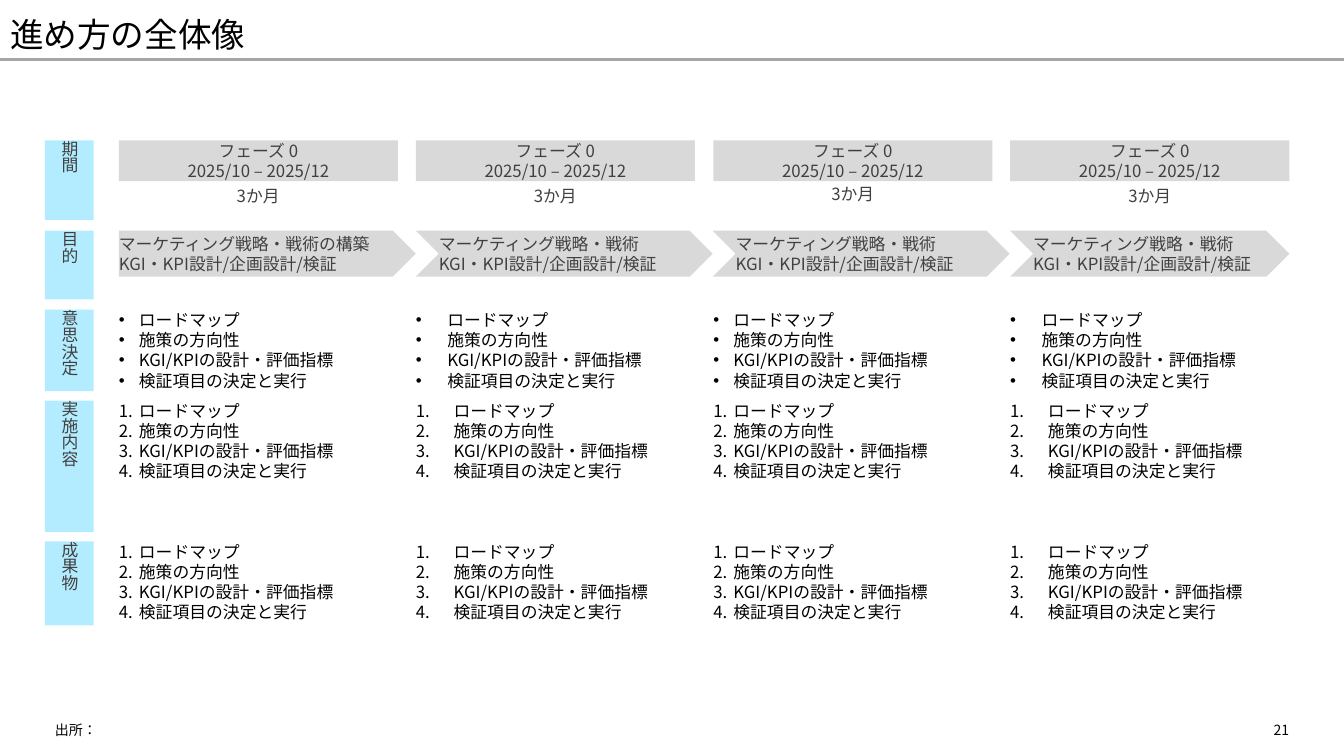
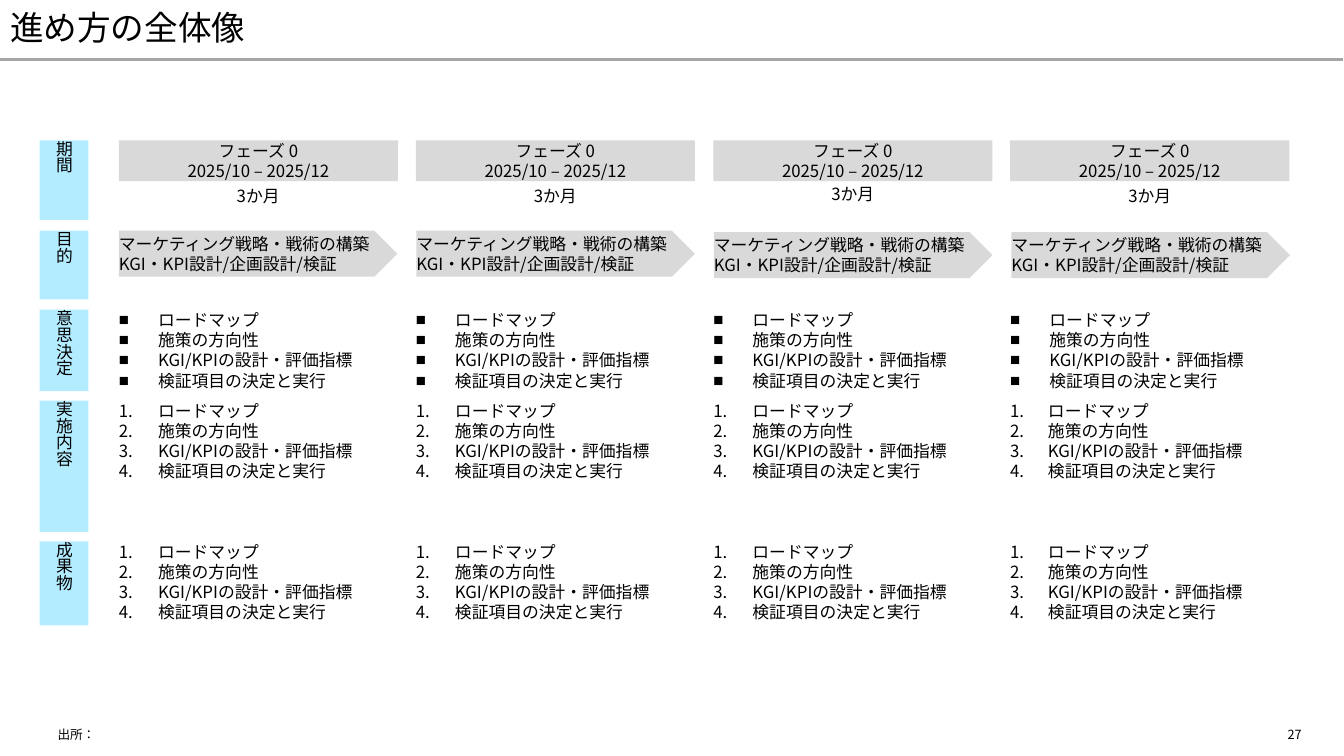
Before and after one commit to yuzucha16/dotfiles, a slide deck: slide 27 of office/Blank.potx (slide 21 before the commit). Drawn at 1344x756 pixels with LibreOffice and Linux fonts; fonts in the diff are those of the drawing. Boxes give left, top, right and bottom in pixels: in the first picture for what was removed or moved away, otherwise in the second. Text is boxed around its words. In the diff, an @@ line names an element or a change of style, - is before the commit and + after.

```diff
--- a/office/Blank.potx
+++ b/office/Blank.potx
@@ title "進め方の全体像" at (10,11,245,43): vertical alignment bottom to middle @@
@@ text colour #404040 to #000000 in 14 elements at (119,140,398,181), (237,188,280,204), (416,140,696,181), (534,188,577,204), (714,140,993,181), (831,186,874,202), (1010,140,1290,181), (1128,188,1171,204), (39,140,88,220), (39,541,88,625), (39,231,88,299), (39,310,88,391), (39,400,88,531), (119,231,397,277) @@
@@ pentagon arrow "マーケティング戦略・戦術の構築": place and size @@
-pentagon arrow "マーケティング戦略・戦術の構築" at (119,231,416,277)
+pentagon arrow "マーケティング戦略・戦術の構築" at (119,231,397,277)
@@ text in pentagon arrow at (416,236,667,252): text changed; text colour #404040 to #000000 @@
-マーケティング戦略・戦術
+マーケティング戦略・戦術の構築
@@ pentagon arrow "マーケティング戦略・戦術の構築": place and size @@
-pentagon arrow "マーケティング戦略・戦術の構築" at (416,231,714,277)
+pentagon arrow "マーケティング戦略・戦術の構築" at (416,231,695,277)
@@ chevron to pentagon arrow in 3 elements at (1011,232,1290,278), (416,231,695,277), (714,232,992,278) @@
@@ text in pentagon arrow at (714,237,965,253): text changed; text colour #404040 to #000000 @@
-マーケティング戦略・戦術
+マーケティング戦略・戦術の構築
@@ pentagon arrow "マーケティング戦略・戦術の構築": place and size @@
-pentagon arrow "マーケティング戦略・戦術の構築" at (713,231,1010,277)
+pentagon arrow "マーケティング戦略・戦術の構築" at (714,232,992,278)
@@ text in pentagon arrow at (1011,237,1262,253): text changed; text colour #404040 to #000000 @@
-マーケティング戦略・戦術
+マーケティング戦略・戦術の構築
@@ text in pentagon arrow at (416,256,634,273): text colour #404040 to #000000 in "KGI・KPI設計/企画設計/検証" @@
@@ text in pentagon arrow at (714,257,932,274): text colour #404040 to #000000 in "KGI・KPI設計/企画設計/検証" @@
@@ text in pentagon arrow at (1011,257,1229,274): text colour #404040 to #000000 in "KGI・KPI設計/企画設計/検証" @@
@@ bullet • to ■ in 4 elements at (158,312,352,389), (455,312,649,389), (752,312,946,389), (1049,312,1243,389) @@
@@ 5 rectangles: place and size @@
-5 rectangles at (45,140,94,625)
+5 rectangles at (39,140,88,625)
@@ indent changed in 6 elements at (158,403,352,479), (158,544,352,620), (455,403,649,479), (455,544,649,620), (752,403,946,479), (752,544,946,620) @@
@@ text "出所：" at (58,728,96,740): size 10 to 9 pt; vertical alignment top to middle @@
@@ page number removed at (1274,724,1290,735) @@
-21
@@ page number added at (1288,729,1302,739), 9 pt, text #000000 @@
+27
```
Also in this commit, not shown: 36 other slides changed, 14 slides added, 2 slides removed.
